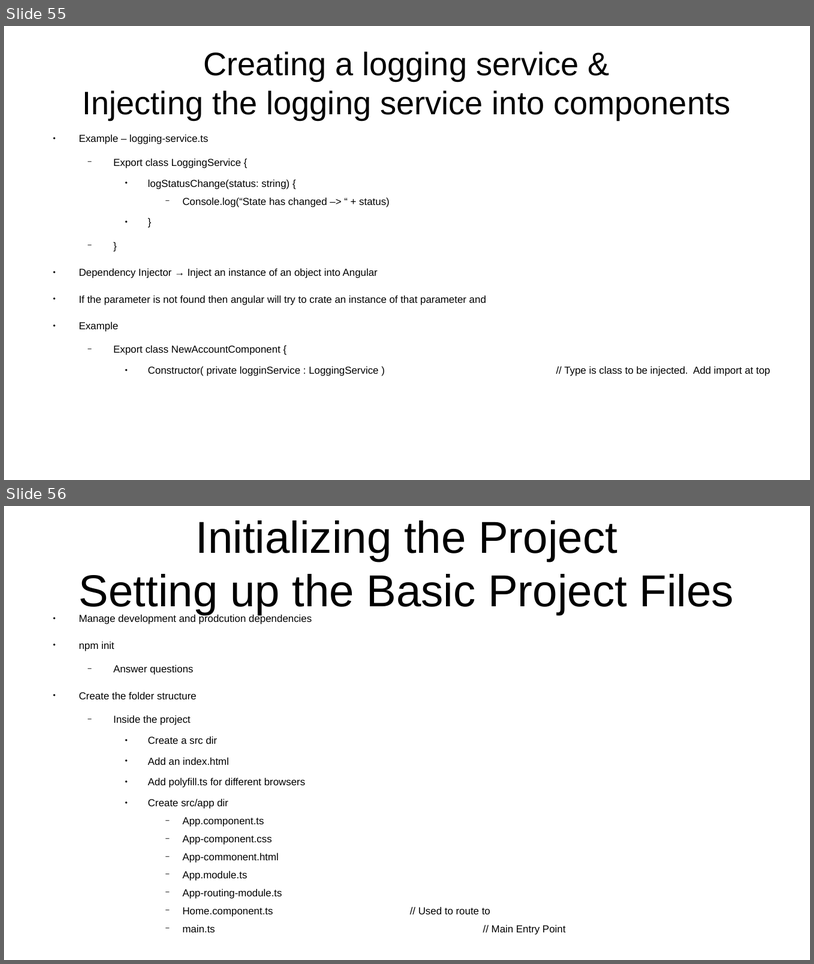
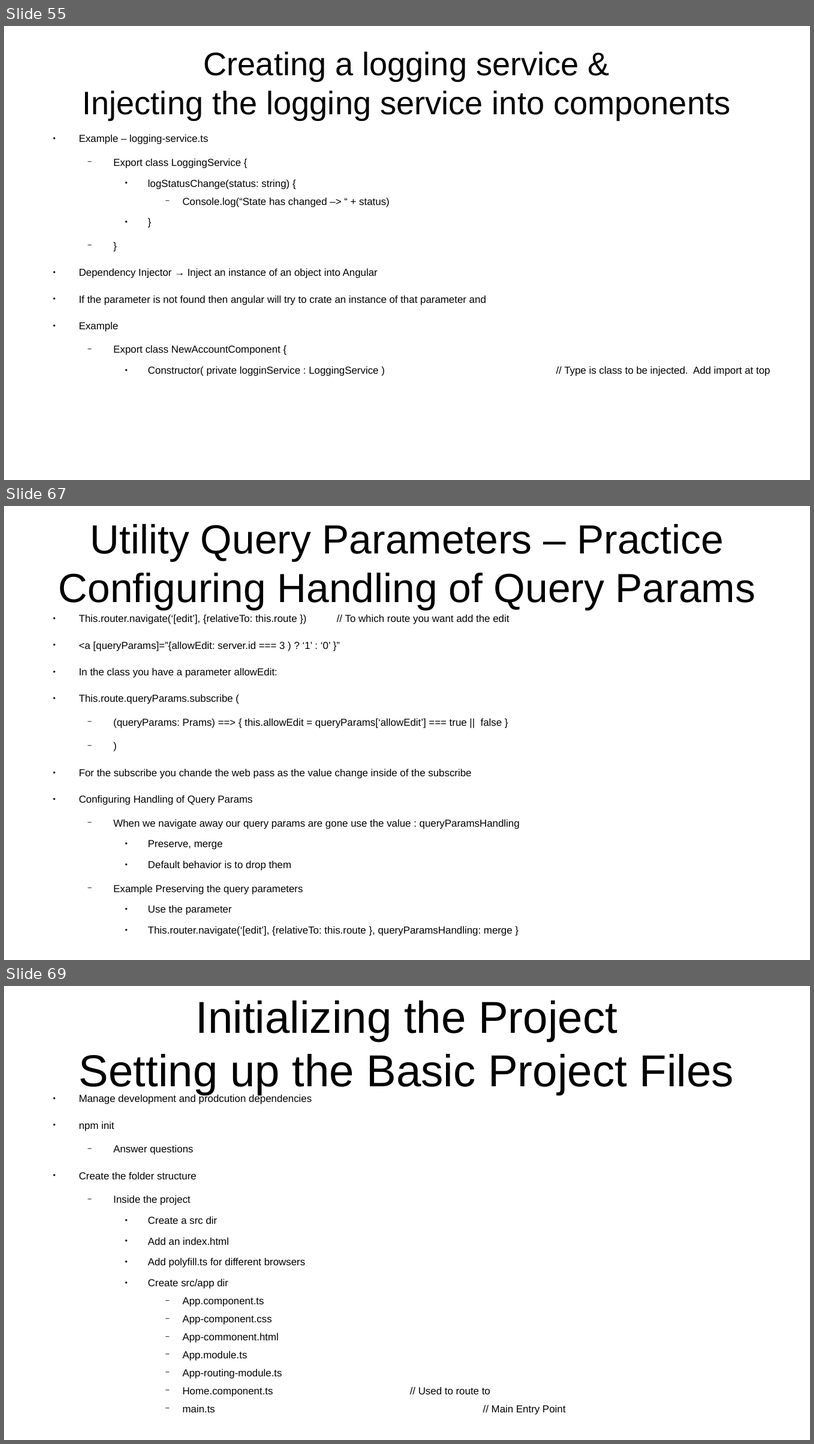
Before and after one commit to CharlesStockman/notesFromCourses, a slide deck: javascript/frameworks/angular/Angular 6 ( formerly Angular 2) -- The Complete Guide.odp. Shown one above the other, each under a label of ours: slides 55 and 56 before the commit, slides 55, 67 and 69 after it; the slides between them are not shown. The pictures are 814x964 and 814x1444 pixels, drawn with LibreOffice and Linux fonts; fonts in the diff are those of the drawing. Boxes give left, top, right and bottom in pixels: in the first picture for what was removed or moved away, otherwise in the second. Text is boxed around its words. In the diff, an @@ line names an element or a change of style, - is before the commit and + after.

```diff
--- a/javascript/frameworks/angular/Angular 6 ( formerly Angular 2) -- The Complete Guide.odp
+++ b/javascript/frameworks/angular/Angular 6 ( formerly Angular 2) -- The Complete Guide.odp
@@ slide 67 added at (4, 506, 810, 960), background #FFFFFF @@
@@ title added at (59, 524, 756, 610), 40 pt, text #000000 @@
+Utility Query Parameters – Practice
+Configuring Handling of Query Params
@@ text added at (79, 614, 520, 936), 10 pt, text #000000 @@
+● This.router.navigate(‘[edit’], {relativeTo: this.route }) // To which route you want add the edit
+● <a [queryParams]=”{allowEdit: server.id === 3 ) ? ‘1’ : ‘0’ }”
+● In the class you have a parameter allowEdit:
+● This.route.queryParams.subscribe (
+  − (queryParams: Prams) ==> { this.allowEdit = queryParams[‘allowEdit’] === true || false }
+  − )
+● For the subscribe you chande the web pass as the value change inside of the subscribe
+● Configuring Handling of Query Params
+  − When we navigate away our query params are gone use the value : queryParamsHandling
+    ● Preserve, merge
+    ● Default behavior is to drop them
+  − Example Preserving the query parameters
+    ● Use the parameter
+    ● This.router.navigate(‘[edit’], {relativeTo: this.route }, queryParamsHandling: merge }
@@ what was slide 56 is now slide 69 @@
```
Also in this commit, not shown: 8 slides changed, 12 other slides added, 55 other files.
